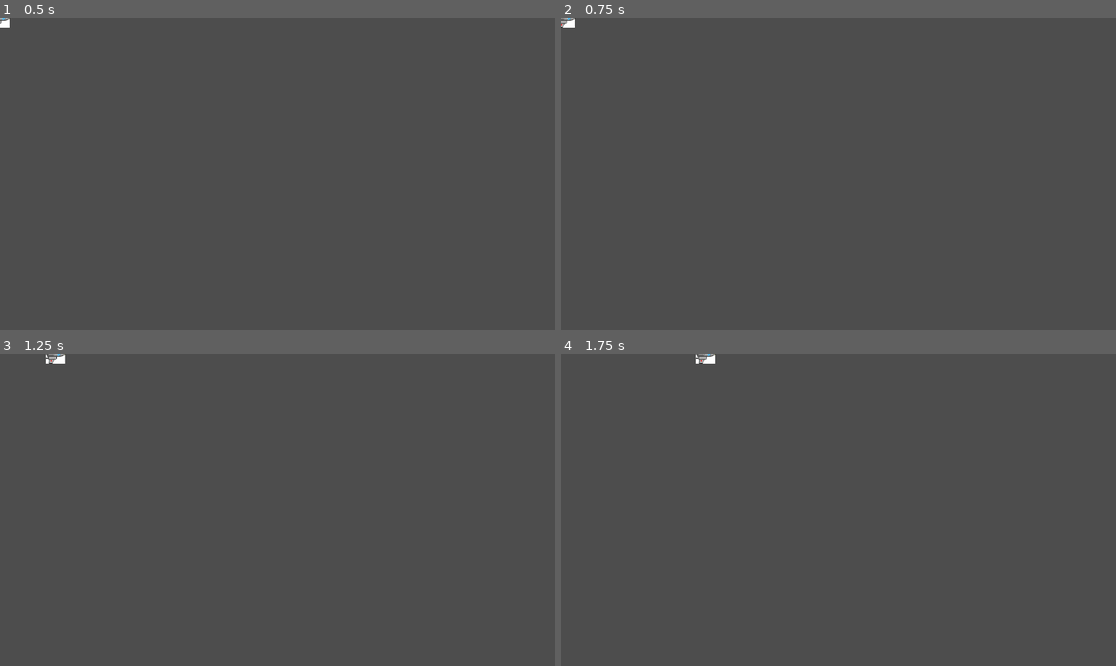
Above: before the commit, frames 1-4 (two rows, left to right).
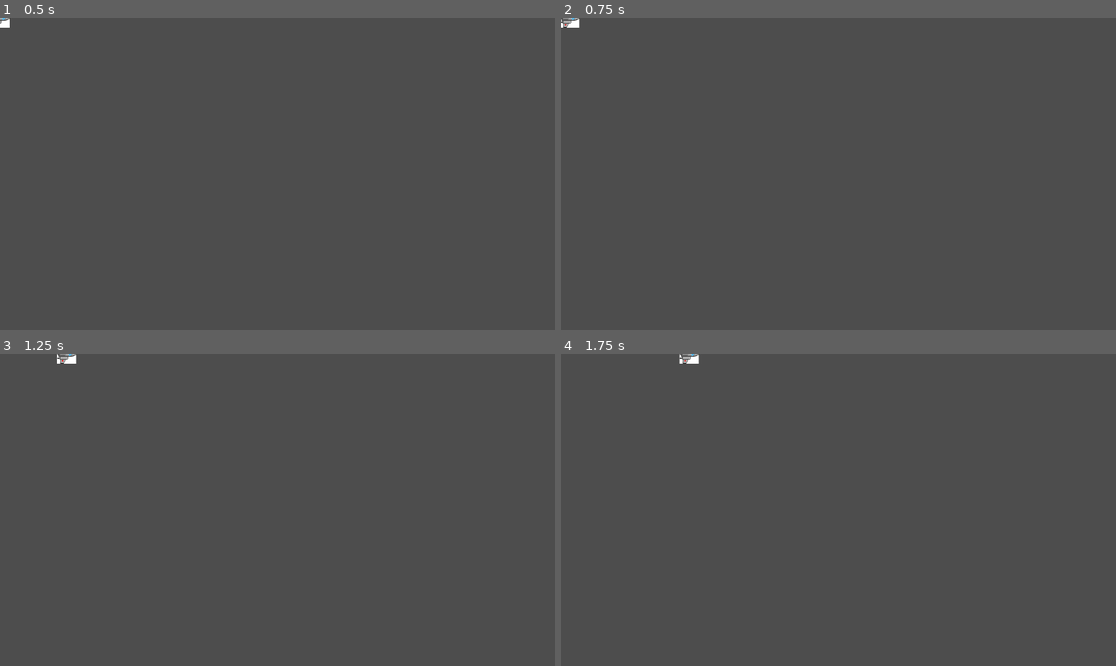
Above: after the commit, the same moments.

Repository: GreatSandwiches/Orbital-Obliteration
Game: Godot game, scene res://player1.tscn
Same seed, same stepped clock (60 frames per second), same inputs: the game is played once before the commit and once after it.
Inputs:
- Up to frame 1 (0.5 s): no input
- Up to frame 2 (0.75 s): tap Enter at 0.5 s; hold Up (ui_up) from 0.53 s (still down)
- Up to frame 3 (1.25 s): keep holding Up (ui_up)
- Up to frame 4 (1.75 s): keep holding Up (ui_up)

Frame 1 is identical in both runs. In frame 2, less than 0.1% of the frame differs, in the area x 0-4%, y 0-4%; in frame 3, 0.1%; in frame 4, 0.2%, in the area x 21-28%, y 0-4%.

Commit message:
adjusted player movement variables

Diff:
--- a/player1.gd
+++ b/player1.gd
@@ -16,13 +16,13 @@
 	shipvectorforward = Vector2(transform.x * 500 * acceleration * delta)
 	shipvector += shipvectorforward - shipvectorbackward
 	#claculates friction vector
-	shipvectorbackward.x = 0.0000001 * (pow((shipvector.x), 3))
-	shipvectorbackward.y = 0.0000001 * (pow((shipvector.y), 3))
+	shipvectorbackward.x = 0.000001 * (pow((shipvector.x), 3))
+	shipvectorbackward.y = 0.000001 * (pow((shipvector.y), 3))
 
 	velocity = shipvector
 	# Movement input
 	if Input.is_action_pressed("ui_up"):
-		acceleration = 1
+		acceleration = 2
 	else:
 		acceleration = 0
 	# Rotation input
